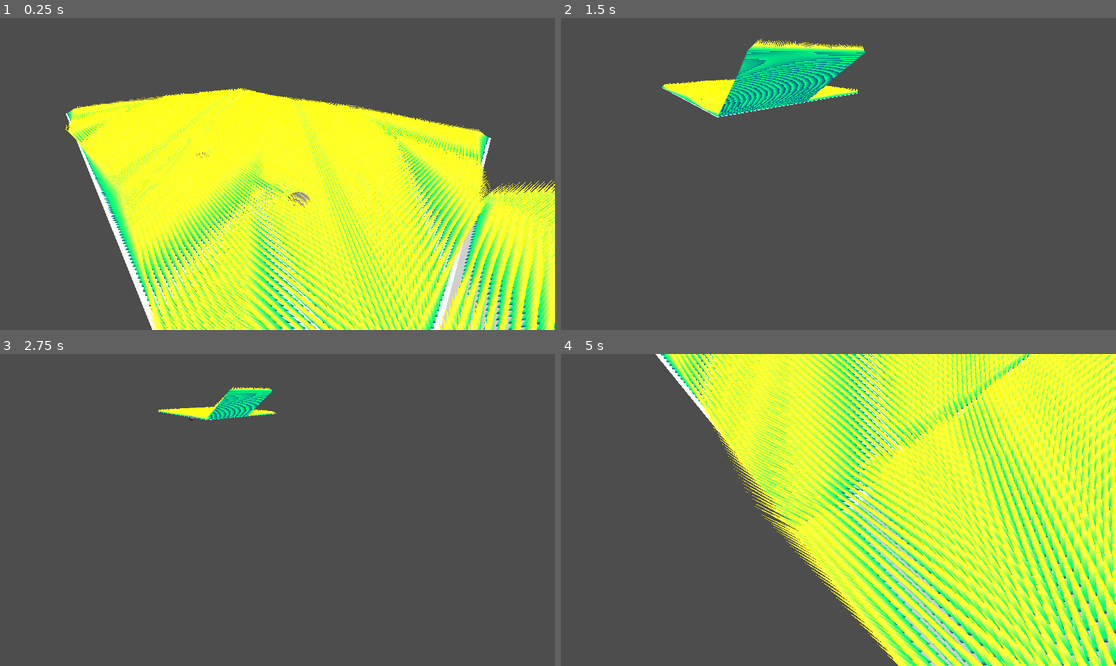
Above: before the commit, frames 1-4 (two rows, left to right).
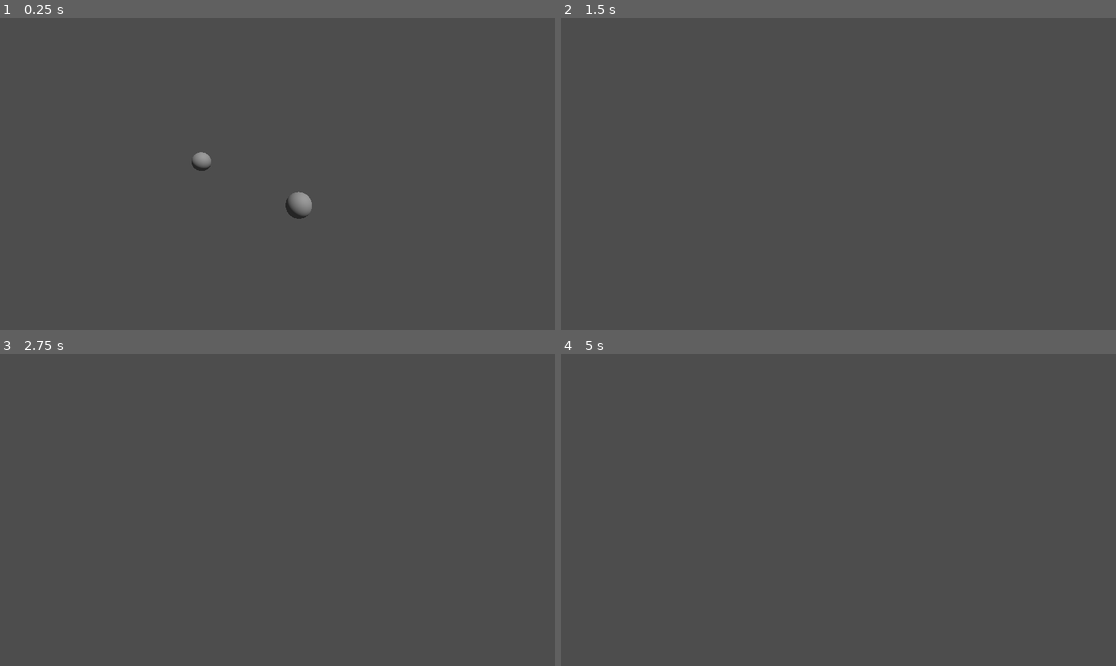
Above: after the commit, the same moments.

Repository: JuhisRasis/MultiInstancing-GrassShader
Game: Godot game, scene res://Scenes/GrassScene.tscn
The game is run twice, just before and just after one commit, with the same random seed, the same clock (stepped at 60 frames per second) and the same inputs.
Inputs (mouse positions are in pixels of both pictures, inside the frame that each line leads up to):
- Up to frame 1 (0.25 s): no input
- Up to frame 2 (1.5 s): move the mouse to (960, 158) at 0.52 s; hold D (move_right) 0.53-1.28 s; tap Mouse wheel down (move_down) at 0.6 s; move the mouse to (727, 189) at 1.27 s; hold S (move_back) from 1.28 s (still down); tap Mouse wheel up (move_up) at 1.35 s
- Up to frame 3 (2.75 s): move the mouse to (333, 441) at 2.02 s; release S (move_back) at 2.03 s; hold D (move_right) from 2.03 s (still down); hold Right mouse button (ms5Down) from 2.03 s (still down)
- Up to frame 4 (5 s): move the mouse to (810, 572) at 2.77 s; release D (move_right) at 2.78 s; release Right mouse button (ms5Down) at 2.78 s; hold W (move_forward) 2.78-3.53 s; tap Mouse wheel down (move_down) at 2.85 s; tap Enter at 3.5 s; move the mouse to (1005, 556) at 3.52 s; hold A (move_left) from 3.53 s (still down); tap Mouse wheel up (move_up) at 3.6 s; tap Space at 4.25 s; move the mouse to (672, 463) at 4.27 s; right-click (672, 463) at 4.35 s

The runs differ from the first frame. In frame 1, 55% of the frame differs, in the area x 11-100%, y 22-100%; in frame 2, 4.8%; in frame 3, 1.0%; in frame 4, 62%, in the area x 17-100%, y 0-100%.
Error after the commit: Invalid call. Nonexistent function 'get_mesh' in base 'Camera3D (CameraControllerDebugging.gd)'. (res://Scripts/MultiMeshGrassInstantiation.gd:19)

Commit message:
ProjectCleaning

Diff:
--- /dev/null
+++ b/Materials/GrassGround.tres
@@ -0,0 +1,4 @@
+[gd_resource type="StandardMaterial3D" format=3 uid="uid://rg6k84dtuy1v"]
+
+[resource]
+albedo_color = Color(0.654905, 0.825484, 0.514121, 1)
--- a/Scenes/GrassScene.tscn
+++ b/Scenes/GrassScene.tscn
@@ -1,11 +1,11 @@
 [gd_scene load_steps=12 format=3 uid="uid://cjy3f3chqeojw"]
 
 [ext_resource type="Script" uid="uid://bdmac8vobclnd" path="res://Scripts/CameraControllerDebugging.gd" id="1_ae30g"]
-[ext_resource type="PackedScene" uid="uid://don87a4imbiku" path="res://Meshes/Terrain.glb" id="3_8yva2"]
 [ext_resource type="Material" uid="uid://dud2k6o0g1p02" path="res://Res/GrassScene.tres" id="4_7wja0"]
-[ext_resource type="ArrayMesh" uid="uid://cecjcl6dhewnd" path="res://Meshes/grass.obj" id="5_ir0wb"]
+[ext_resource type="ArrayMesh" uid="uid://cecjcl6dhewnd" path="res://Meshes/GrassBillboardMesh.obj" id="5_ir0wb"]
 [ext_resource type="Script" uid="uid://c3uabvre567n3" path="res://Scripts/MultiMeshGrassInstantiation.gd" id="6_ipcom"]
-[ext_resource type="Script" uid="uid://res00o06nooe" path="res://Scripts/wind_direction.gd" id="7_b7h5d"]
+[ext_resource type="PackedScene" uid="uid://b688s7ge561ns" path="res://Meshes/TerrainPrefab.tscn" id="7_ae30g"]
+[ext_resource type="Script" uid="uid://res00o06nooe" path="res://Scripts/WindDirection.gd" id="7_b7h5d"]
 
 [sub_resource type="Environment" id="Environment_b0xpv"]
 
@@ -55,13 +55,11 @@
 [node name="MeshInstance3D" type="MeshInstance3D" parent="Spin/Spin/WindDirection" groups=["Interactable"]]
 mesh = SubResource("SphereMesh_gukim")
 
-[node name="Node3D" type="Node3D" parent="."]
+[node name="Terrain" parent="." instance=ExtResource("7_ae30g")]
+transform = Transform3D(0.5, 0, 0, 0, 0.5, 0, 0, 0, 0.5, 0, 0, 0)
 
-[node name="Terrain3" parent="Node3D" instance=ExtResource("3_8yva2")]
-transform = Transform3D(0.450333, -0.26, 0, 0.26, 0.450333, 0, 0, 0, 0.52, 1.93525, 0.527682, 0)
-
-[node name="extends MultiMeshInstance3Dfunc _ready()_# Create the multimesh_multimesh = MultiMesh_new()# Set the format first_multimesh_transform_format = MultiMesh_TRANSFORM_3D# Then resize (otherwise, changing the format is not allowed)_multimesh_instance_count = 10000# Maybe not all of them should be visible at first_multimesh_visible_instance_count = 1000# Set the transform of the instances_for i in multimesh_visible_instance_count_multimesh_set_instance_transform(i, Transform3D(Basis(), Vector3(i * 20, 0, 0)))" type="MultiMeshInstance3D" parent="Node3D/Terrain3" node_paths=PackedStringArray("terrain")]
-transform = Transform3D(1.92308, 0, 0, 0, 1.92308, 0, 0, 0, 1.92308, 0, 0, 0)
+[node name="multimesh" type="MultiMeshInstance3D" parent="Terrain" node_paths=PackedStringArray("terrain")]
+transform = Transform3D(2, 0, 0, 0, 2, 0, 0, 0, 2, 0, 0, 0)
 material_override = ExtResource("4_7wja0")
 multimesh = SubResource("MultiMesh_b0xpv")
 script = ExtResource("6_ipcom")
@@ -69,11 +67,11 @@
 shader = ExtResource("4_7wja0")
 ObjectToBeInstantiated = ExtResource("5_ir0wb")
 
-[node name="Terrain2" parent="Node3D" instance=ExtResource("3_8yva2")]
-transform = Transform3D(0.52, 0, 0, 0, 0.52, 0, 0, 0, 0.52, -2, 0, 0)
+[node name="Terrain2" parent="." instance=ExtResource("7_ae30g")]
+transform = Transform3D(0.5, 0, 0, 0, 0.5, 0, 0, 0, 0.5, -2, 0, 0)
 
-[node name="multimesh" type="MultiMeshInstance3D" parent="Node3D/Terrain2" node_paths=PackedStringArray("terrain")]
-transform = Transform3D(1.92308, 0, 0, 0, 1.92308, 0, 0, 0, 1.92308, 0.00792696, -1.14624e-07, 0.0107524)
+[node name="multimesh" type="MultiMeshInstance3D" parent="Terrain2" node_paths=PackedStringArray("terrain")]
+transform = Transform3D(2, 0, 0, 0, 2, 0, 0, 0, 2, 0, 0, 0)
 material_override = ExtResource("4_7wja0")
 multimesh = SubResource("MultiMesh_b0xpv")
 script = ExtResource("6_ipcom")
@@ -81,11 +79,11 @@
 shader = ExtResource("4_7wja0")
 ObjectToBeInstantiated = ExtResource("5_ir0wb")
 
-[node name="Terrain5" parent="Node3D" instance=ExtResource("3_8yva2")]
-transform = Transform3D(0.52, 0, 0, 0, 0.52, 0, 0, 0, 0.52, 0, 0, 0)
+[node name="Terrain3" parent="." instance=ExtResource("7_ae30g")]
+transform = Transform3D(0.5, 0, 0, 0, 0.5, 0, 0, 0, 0.5, -4, 0, 0)
 
-[node name="multimesh" type="MultiMeshInstance3D" parent="Node3D/Terrain5" node_paths=PackedStringArray("terrain")]
-transform = Transform3D(1.92308, 0, 0, 0, 1.92308, 0, 0, 0, 1.92308, 0.00792696, -1.14624e-07, 0.0107524)
+[node name="multimesh" type="MultiMeshInstance3D" parent="Terrain3" node_paths=PackedStringArray("terrain")]
+transform = Transform3D(2, 0, 0, 0, 2, 0, 0, 0, 2, 0, 0, 0)
 material_override = ExtResource("4_7wja0")
 multimesh = SubResource("MultiMesh_b0xpv")
 script = ExtResource("6_ipcom")
@@ -93,11 +91,11 @@
 shader = ExtResource("4_7wja0")
 ObjectToBeInstantiated = ExtResource("5_ir0wb")
 
-[node name="Terrain6" parent="Node3D" instance=ExtResource("3_8yva2")]
-transform = Transform3D(0.52, 0, 0, 0, 0.52, 0, 0, 0, 0.52, 0, 0, -2)
+[node name="Terrain4" parent="." instance=ExtResource("7_ae30g")]
+transform = Transform3D(0.5, 0, 0, 0, 0.5, 0, 0, 0, 0.5, -4, 0, -2)
 
-[node name="multimesh" type="MultiMeshInstance3D" parent="Node3D/Terrain6" node_paths=PackedStringArray("terrain")]
-transform = Transform3D(1.92308, 0, 0, 0, 1.92308, 0, 0, 0, 1.92308, 0.00792696, -1.14624e-07, 0.0107524)
+[node name="multimesh" type="MultiMeshInstance3D" parent="Terrain4" node_paths=PackedStringArray("terrain")]
+transform = Transform3D(2, 0, 0, 0, 2, 0, 0, 0, 2, 0, 0, 0)
 material_override = ExtResource("4_7wja0")
 multimesh = SubResource("MultiMesh_b0xpv")
 script = ExtResource("6_ipcom")
@@ -105,11 +103,11 @@
 shader = ExtResource("4_7wja0")
 ObjectToBeInstantiated = ExtResource("5_ir0wb")
 
-[node name="Terrain7" parent="Node3D" instance=ExtResource("3_8yva2")]
-transform = Transform3D(0.52, 0, 0, 0, 0.52, 0, 0, 0, 0.52, -2, 0, -2)
+[node name="Terrain5" parent="." instance=ExtResource("7_ae30g")]
+transform = Transform3D(0.5, 0, 0, 0, 0.5, 0, 0, 0, 0.5, -2, 0, -2)
 
-[node name="multimesh" type="MultiMeshInstance3D" parent="Node3D/Terrain7" node_paths=PackedStringArray("terrain")]
-transform = Transform3D(1.92308, 0, 0, 0, 1.92308, 0, 0, 0, 1.92308, 0.00792696, -1.14624e-07, 0.0107524)
+[node name="multimesh" type="MultiMeshInstance3D" parent="Terrain5" node_paths=PackedStringArray("terrain")]
+transform = Transform3D(2, 0, 0, 0, 2, 0, 0, 0, 2, 0, 0, 0)
 material_override = ExtResource("4_7wja0")
 multimesh = SubResource("MultiMesh_b0xpv")
 script = ExtResource("6_ipcom")
@@ -117,11 +115,11 @@
 shader = ExtResource("4_7wja0")
 ObjectToBeInstantiated = ExtResource("5_ir0wb")
 
-[node name="Terrain8" parent="Node3D" instance=ExtResource("3_8yva2")]
-transform = Transform3D(0.52, 0, 0, 0, 0.52, 0, 0, 0, 0.52, -4, 0, -2)
+[node name="Terrain6" parent="." instance=ExtResource("7_ae30g")]
+transform = Transform3D(0.5, 0, 0, 0, 0.5, 0, 0, 0, 0.5, 0, 0, -2)
 
-[node name="multimesh" type="MultiMeshInstance3D" parent="Node3D/Terrain8" node_paths=PackedStringArray("terrain")]
-transform = Transform3D(1.92308, 0, 0, 0, 1.92308, 0, 0, 0, 1.92308, 0.00792696, -1.14624e-07, 0.0107524)
+[node name="multimesh" type="MultiMeshInstance3D" parent="Terrain6" node_paths=PackedStringArray("terrain")]
+transform = Transform3D(2, 0, 0, 0, 2, 0, 0, 0, 2, 0, 0, 0)
 material_override = ExtResource("4_7wja0")
 multimesh = SubResource("MultiMesh_b0xpv")
 script = ExtResource("6_ipcom")
@@ -129,14 +127,38 @@
 shader = ExtResource("4_7wja0")
 ObjectToBeInstantiated = ExtResource("5_ir0wb")
 
-[node name="Terrain4" parent="Node3D" instance=ExtResource("3_8yva2")]
-transform = Transform3D(0.52, 0, 0, 0, 0.52, 0, 0, 0, 0.52, -4, 0, 0)
+[node name="Terrain7" parent="." instance=ExtResource("7_ae30g")]
+transform = Transform3D(0.5, 0, 0, 0, 0.5, 0, 0, 0, 0.5, 0, 0, -4)
 
-[node name="multimesh" type="MultiMeshInstance3D" parent="Node3D/Terrain4" node_paths=PackedStringArray("terrain")]
-transform = Transform3D(1.92308, 0, 0, 0, 1.92308, 0, 0, 0, 1.92308, 0.00792696, -1.14624e-07, 0.0107524)
+[node name="multimesh" type="MultiMeshInstance3D" parent="Terrain7" node_paths=PackedStringArray("terrain")]
+transform = Transform3D(2, 0, 0, 0, 2, 0, 0, 0, 2, 0, 0, 0)
 material_override = ExtResource("4_7wja0")
 multimesh = SubResource("MultiMesh_b0xpv")
 script = ExtResource("6_ipcom")
 terrain = NodePath("..")
 shader = ExtResource("4_7wja0")
 ObjectToBeInstantiated = ExtResource("5_ir0wb")
+
+[node name="Terrain8" parent="." instance=ExtResource("7_ae30g")]
+transform = Transform3D(0.5, 0, 0, 0, 0.5, 0, 0, 0, 0.5, -2, 0, -4)
+
+[node name="multimesh" type="MultiMeshInstance3D" parent="Terrain8" node_paths=PackedStringArray("terrain")]
+transform = Transform3D(2, 0, 0, 0, 2, 0, 0, 0, 2, 0, 0, 0)
+material_override = ExtResource("4_7wja0")
+multimesh = SubResource("MultiMesh_b0xpv")
+script = ExtResource("6_ipcom")
+terrain = NodePath("..")
+shader = ExtResource("4_7wja0")
+ObjectToBeInstantiated = ExtResource("5_ir0wb")
+
+[node name="Terrain9" parent="." instance=ExtResource("7_ae30g")]
+transform = Transform3D(0.5, 0, 0, 0, 0.5, 0, 0, 0, 0.5, -4, 0, -4)
+
+[node name="multimesh" type="MultiMeshInstance3D" parent="Terrain9" node_paths=PackedStringArray("terrain")]
+transform = Transform3D(2, 0, 0, 0, 2, 0, 0, 0, 2, 0, 0, 0)
+material_override = ExtResource("4_7wja0")
+multimesh = SubResource("MultiMesh_b0xpv")
+script = ExtResource("6_ipcom")
+terrain = NodePath("..")
+shader = ExtResource("4_7wja0")
+ObjectToBeInstantiated = ExtResource("5_ir0wb")
--- a/Scripts/CameraControllerDebugging.gd
+++ b/Scripts/CameraControllerDebugging.gd
@@ -1,9 +1,5 @@
 extends Camera3D
-
-# How fast the player moves in meters per second.
 @export var speed = 0.1
-# The downward acceleration when in the air, in meters per second squared.
-var target_velocity = Vector3.ZERO
 var sensitivity = .005
 var rot_x = 0
 var rot_y = 0
@@ -11,23 +7,20 @@
 func _physics_process(delta):
 	var direction = Vector3.ZERO
 	if Input.is_action_pressed("move_right"):
-		direction.x += 1
+		direction = get_transform().basis.x
 	if Input.is_action_pressed("move_left"):
-		direction.x -= 1
+		direction = -get_transform().basis.x
 	if Input.is_action_pressed("move_back"):
-		direction.z += 1
+		direction = get_transform().basis.z
 	if Input.is_action_pressed("move_forward"):
-		direction.z -= 1
+		direction = -get_transform().basis.z
 	if Input.is_action_just_pressed("move_up"):
 		direction.y += 1
 	if Input.is_action_just_pressed("move_down"):
 		direction.y -= 1
 	if direction != Vector3.ZERO:
 		direction = direction.normalized()
-		#$Pivot.basis = Basis.looking_at(direction)
-
 	position += Vector3(direction * speed)
-
 
 func _input(event):
 	if event is InputEventMouseMotion:
@@ -38,9 +31,3 @@
 			transform.basis = Basis() # reset rotation
 			rotate_object_local(Vector3(0, 1, 0), -rot_x)
 			rotate_object_local(Vector3(1, 0, 0), -rot_y)
-
-	# check whether the right mouse button is down...
-
-	# Moving the Character
-	#velocity = target_veloscity
-	#move_and_slide()
--- a/Scripts/MultiMeshGrassInstantiation.gd
+++ b/Scripts/MultiMeshGrassInstantiation.gd
@@ -7,7 +7,6 @@
 var meshVertAmount
 var meshFaces
 var globalPos
-var ObjectToBeInstantiatedTemporary = BoxMesh.new()
 var multimesh_instance = MultiMeshInstance3D.new()
 var t = 0
 var terrainMesh : Mesh
@@ -17,28 +16,30 @@
 func _ready():
 	for i in get_tree().get_nodes_in_group("Interactable"):
 		positionsArray.push_back(i.global_position)
+	terrainMesh = terrain.get_child(0).get_mesh()
 
-	terrainMesh = terrain.get_child(0).get_mesh()
 	if(terrainMesh!= null && terrain!= null && ObjectToBeInstantiated != null):
 		multimesh = MultiMesh.new()
 		multimesh.transform_format = MultiMesh.TRANSFORM_3D
-		ObjectToBeInstantiatedTemporary.size = ObjectToBeInstantiatedTemporary.size
 		multimesh.mesh = ObjectToBeInstantiated
 		meshFaces = ObjectToBeInstantiated.get_faces()
-		#meshVertAmount = meshFaces.size()
-		var mdtFoliage = MeshDataTool.new()
-		var m2 = ObjectToBeInstantiated
-		mdtFoliage.create_from_surface(m2, 0)
-		meshVertAmount = mdtFoliage.get_vertex_count()
-		print("Amount of vertexes in foliage mesh: " + str(meshVertAmount))
+
+		#Debuggin: vertex amount
+
+		#var mdtFoliage = MeshDataTool.new()
+		#var m2 = ObjectToBeInstantiated
+		#mdtFoliage.create_from_surface(m2, 0)
+		#meshVertAmount = mdtFoliage.get_vertex_count()
+		#print("Amount of vertexes in foliage mesh: " + str(meshVertAmount))
 
 		var mdt = MeshDataTool.new()
 		var m = terrainMesh
 		mdt.create_from_surface(m, 0)
 		var vertexAmount = mdt.get_vertex_count()
-		#print("Amount of vertexes in foliage mesh mdt: " + str(vertexAmount))
 		multimesh.instance_count = vertexAmount
-		multimesh.visible_instance_count = multimesh.instance_count
+		print("Amount of vertexes in instantiated foliage: " + str(vertexAmount))
+
+		#multimesh.visible_instance_count = multimesh.instance_count
 
 		if(multimesh.mesh != null):
 			for i in multimesh.instance_count:
Binary file removed: Meshes/Terrain.glb
Not shown, removed: Meshes/Terrain.glb.import
